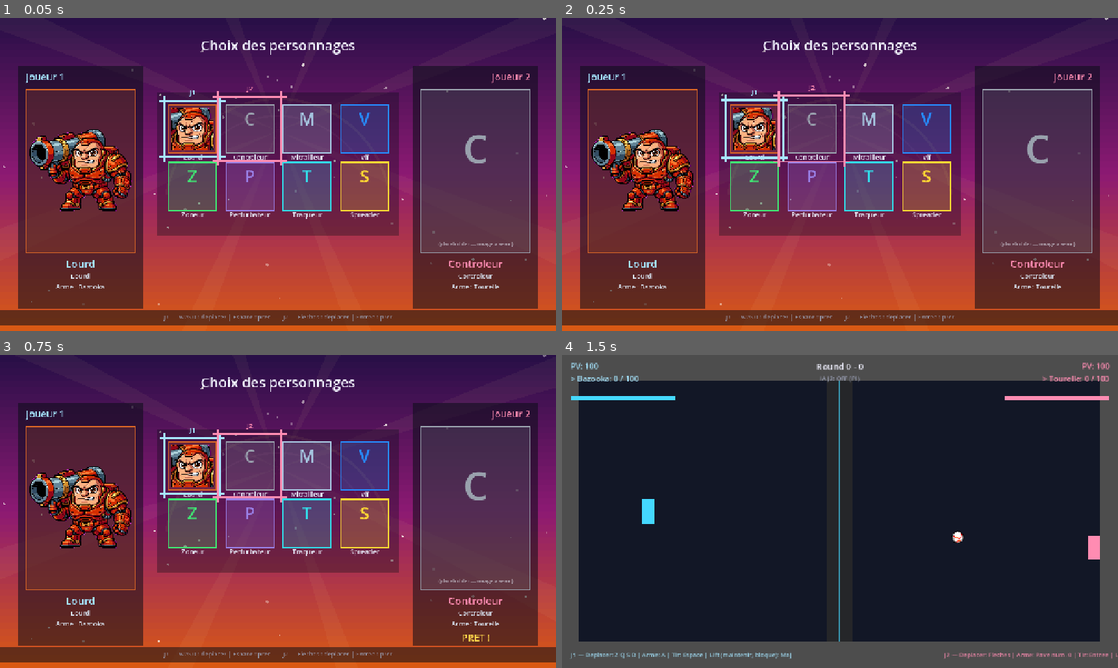
Above: before the commit, frames 1-4 (two rows, left to right).
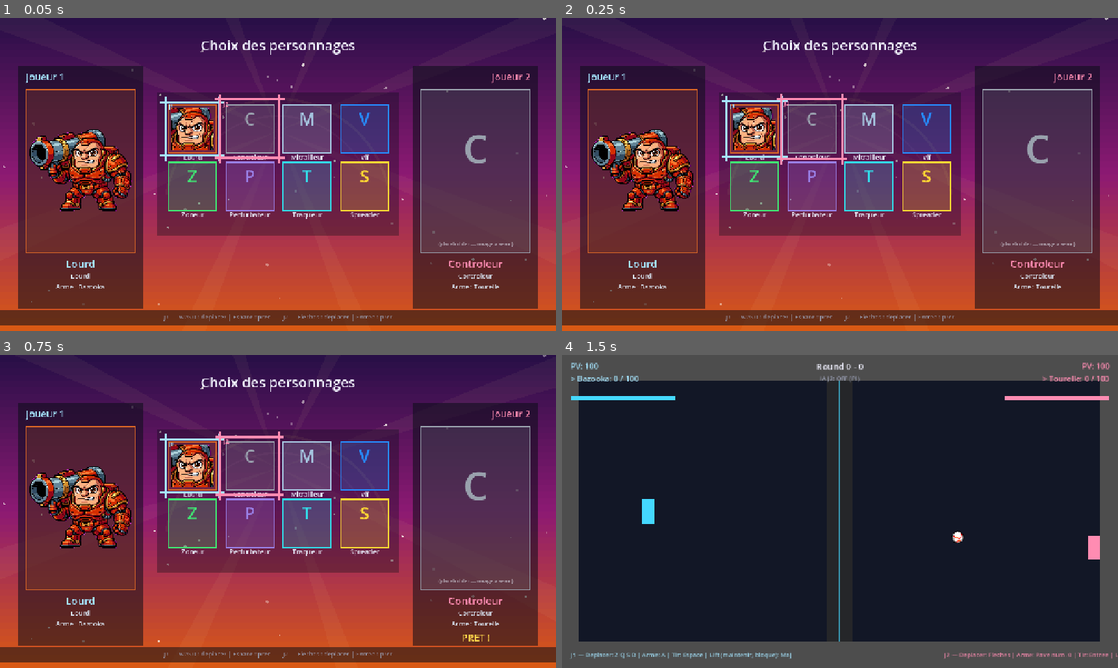
Above: after the commit, the same moments.

Repository: Shakkam/seek_destroy_reflect
Game: Godot game, scene res://scenes/CharacterSelect.tscn
Two runs of this game, one before a commit and one after it. Both use one fixed random seed, a clock stepped at 60 frames per second and the inputs below. This scene is started directly instead of the project's main scene.
Inputs (mouse positions are in pixels of both pictures, inside the frame that each line leads up to):
- Up to frame 1 (0.05 s): no input
- Up to frame 2 (0.25 s): no input
- Up to frame 3 (0.75 s): tap Enter at 0.5 s; move the mouse to (400, 495) at 0.52 s; hold Right from 0.53 s (still down); hold Enter from 0.53 s (still down); click (400, 495) at 0.67 s
- Up to frame 4 (1.5 s): tap Space at 0.77 s; move the mouse to (728, 527) at 1.27 s; release Right at 1.28 s; release Enter at 1.28 s; hold Down from 1.28 s (still down); tap T at 1.35 s

The runs differ from the first frame. In frame 1, 1.0% of the frame differs, in the area x 28-52%, y 22-48%; in frame 2, 0.9%; in frame 3, 1.0%; in frame 4, nothing differs.

Commit message:
Character-select: fix J1/J2 cursor tags colliding on adjacent rows
Camil shared a playtest screenshot (P1 on Zoneur, P2 on Lourd directly
above it) and asked "qu'en penses-tu" - the 'J1' tag was floating right
in the 22px gap between the two cells, reading like it labeled Lourd
(the cell above) instead of Zoneur underneath it. Two contributing
causes: P2's cursor padding (18px) ate nearly the entire inter-cell gap,
and the tag floated ABOVE the frame rather than being anchored to it.

- Padding reduced (P1 8->6, P2 18->12) so neither cursor's frame can eat
  the whole CELL_GAP even mid-pulse.
- Tag moved from floating above the frame to anchored INSIDE its
  top-left corner - structurally can't land in the seam between two
  rows anymore, regardless of padding.

Verified: character_select_nav_check 4/4 PASS, campaign_setup_check.tscn
all PASS (including the z-index regression check), scene boots clean
headless.

Co-Authored-By: Claude Sonnet 5 <noreply@anthropic.com>

Diff:
--- a/godot_project/nodes/character_select_node.gd
+++ b/godot_project/nodes/character_select_node.gd
@@ -214,8 +214,8 @@
 	# hidden behind a neighboring cell's own border, and P1/P2 nest at
 	# different padding when both land on the same cell instead of
 	# perfectly overlapping and reading as one.
-	_draw_selection_frame(_cell_position(_p1_index), "J1", 8.0, P1_COLOR, _p1_confirmed)
-	_draw_selection_frame(_cell_position(_p2_index), "J2", 18.0, P2_COLOR, _p2_confirmed)
+	_draw_selection_frame(_cell_position(_p1_index), "J1", 6.0, P1_COLOR, _p1_confirmed)
+	_draw_selection_frame(_cell_position(_p2_index), "J2", 12.0, P2_COLOR, _p2_confirmed)
 	_draw_big_image(BIG_IMAGE_P1_RECT, CHARACTERS[_p1_index])
 	_draw_big_image(BIG_IMAGE_P2_RECT, CHARACTERS[_p2_index])
 
@@ -241,12 +241,22 @@
 ## tests/character_select_nav_check.gd — the bug was purely that the old
 ## cursor didn't read as a cursor). Padding differs per player so two
 ## cursors on the same cell nest instead of perfectly overlapping.
+##
+## 2026-08-12 v2 (Sally's review, playtest screenshot): with the tag
+## floating ABOVE the frame and P2's old 18px pad, two players on
+## vertically-adjacent cells (P1 on the cell directly below P2's) had
+## the "J1"/"J2" tags collide right in the gap between the two cells —
+## read as "J1" labeling the wrong (upper) character. Fixed two ways:
+## padding shrunk so it can never eat the whole CELL_GAP, and the tag now
+## sits INSIDE the frame's top-left corner instead of floating above it,
+## so it can never land in the seam between two rows regardless of pad.
 func _draw_selection_frame(pos: Vector2, tag: String, base_pad: float, color: Color, confirmed: bool) -> void:
 	var pad := base_pad if confirmed else base_pad + sin(_pulse_time * 4.0) * 3.0
 	var rect := Rect2(pos - Vector2(pad, pad), Vector2(CELL_SIZE, CELL_SIZE) + Vector2(pad, pad) * 2.0)
 	draw_rect(rect, color, false, 5.0)
 	_draw_corner_ticks(rect, color)
-	_draw_centered_text(tag, rect.position + Vector2(rect.size.x / 2.0, -14.0), 15, color)
+	var font := ThemeDB.fallback_font
+	draw_string(font, rect.position + Vector2(6.0, 16.0), tag, HORIZONTAL_ALIGNMENT_LEFT, -1, 14, color)
 
 ## Small outward L-shaped ticks at each corner of the frame — reinforces
 ## "this is a cursor locked onto a target", not just a colored outline.
